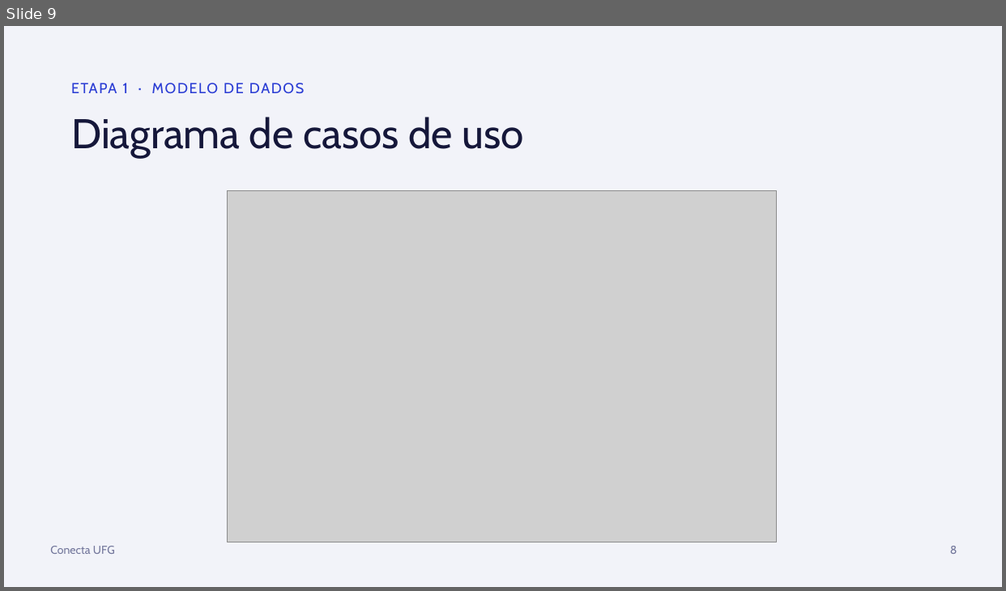
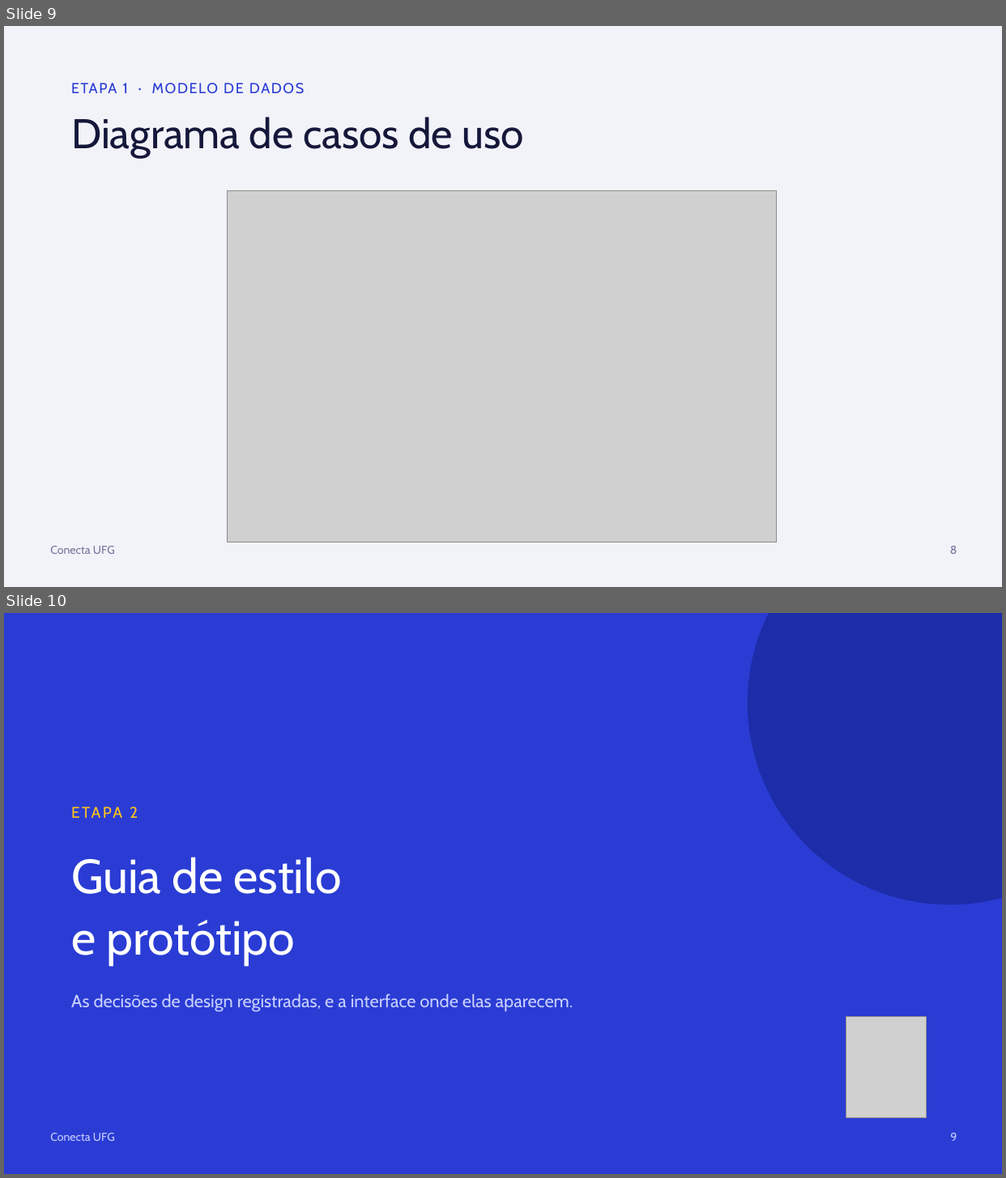
Before and after one commit to conecta-ufg/conecta-ufg, a slide deck: 05-Apresentacao/Apresentacao_Conecta_UFG.pptx. Shown one above the other, each under a label of ours: slide 9 before the commit, slides 9 and 10 after it. The pictures are 1006x591 and 1006x1178 pixels, drawn with LibreOffice and Linux fonts; fonts in the diff are those of the drawing; grey boxes stand for pictures. Boxes give left, top, right and bottom in pixels: in the first picture for what was removed or moved away, otherwise in the second. Text is boxed around its words. In the diff, an @@ line names an element or a change of style, - is before the commit and + after.

Commit message:
Exemplos no slide de requisitos e abertura da Etapa 2

```diff
--- a/05-Apresentacao/Apresentacao_Conecta_UFG.pptx
+++ b/05-Apresentacao/Apresentacao_Conecta_UFG.pptx
@@ slide 10 added at box(4, 613, 1002, 1174), background #FFFFFF @@
@@ rectangle added at box(4, 613, 1002, 1174), fill #2A3CD4 @@
@@ ellipse added at box(748, 613, 1002, 905), fill #1D2CA8 @@
@@ text added at box(130, 807, 138, 818), 15 pt, text #FFC21A @@
+ETAPA 2
@@ text added at box(71, 857, 342, 966), 46 pt, text #FFFFFF @@
+Guia de estilo
+e protótipo
@@ text added at box(71, 994, 573, 1012), 17 pt, text #C9D0FF @@
+As decisões de design registradas, e a interface onde elas aparecem.
@@ picture added at box(846, 1017, 927, 1118) @@
@@ text added at box(50, 1133, 115, 1141), 11 pt, text #C9D0FF @@
+Conecta UFG
@@ text added at box(950, 1133, 957, 1141), 11 pt, text #C9D0FF @@
+9
```
Also in this commit, not shown: 7 slides changed, 2 other files.
